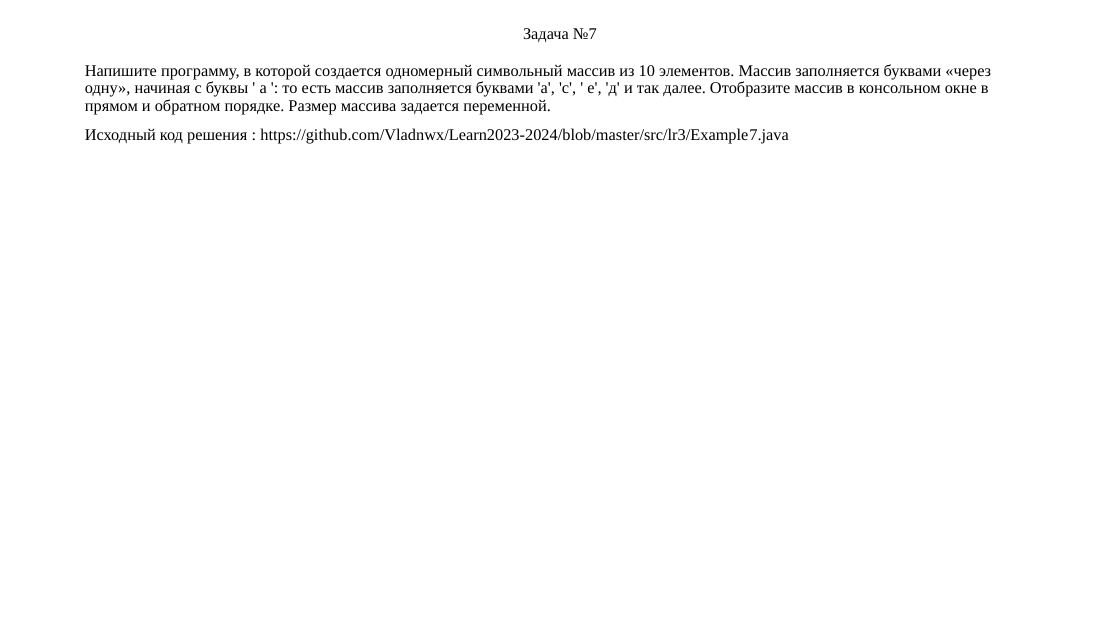
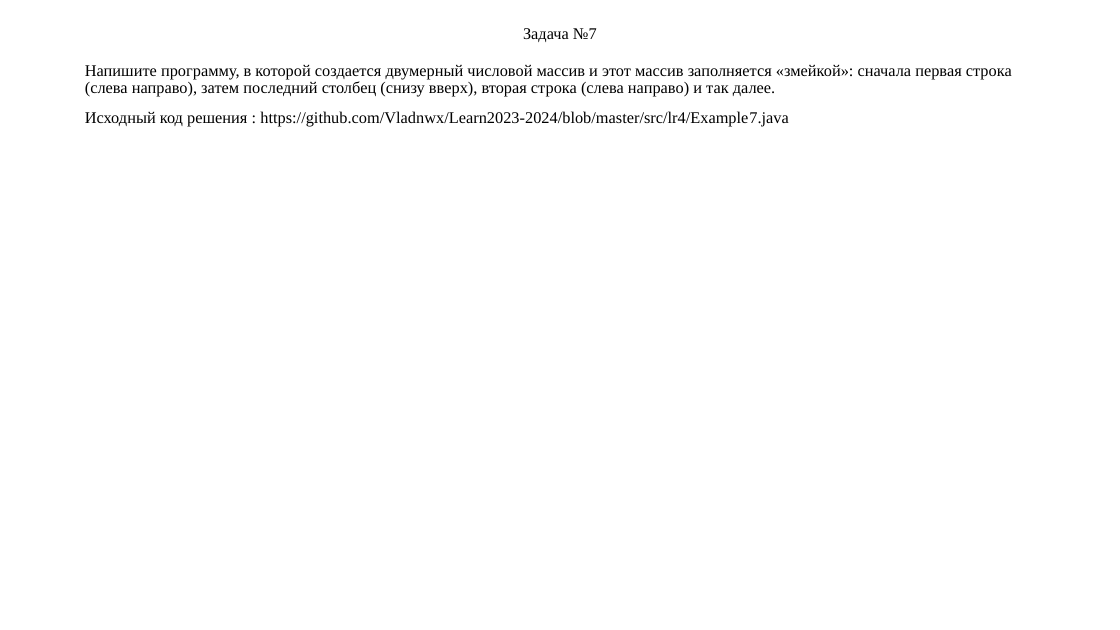
Before and after one commit to Vladnwx/Learn2023-2024, a slide deck: slide 9 of src/lr4/РИЗ-130916у Савельев В.Н. Отчет о выполнении ЛР4.pptx. Drawn at 1120x630 pixels with LibreOffice and Linux fonts; fonts in the diff are those of the drawing. Boxes give left, top, right and bottom in pixels: in the first picture for what was removed or moved away, otherwise in the second. Text is boxed around its words. In the diff, an @@ line names an element or a change of style, - is before the commit and + after.

```diff
--- a/src/lr4/РИЗ-130916у Савельев В.Н. Отчет о выполнении ЛР4.pptx
+++ b/src/lr4/РИЗ-130916у Савельев В.Н. Отчет о выполнении ЛР4.pptx
@@ text at (85, 64, 1012, 127): text changed @@
-Напишите программу, в которой создается одномерный символьный массив из 10 элементов. Массив заполняется буквами «через одну», начиная с буквы ' а ': то есть массив заполняется буквами 'а', 'с', ' е', 'д' и так далее. Отобразите массив в консольном окне в прямом и обратном порядке. Размер массива задается переменной.
-Исходный код решения : https://github.com/Vladnwx/Learn2023-2024/blob/master/src/lr3/Example7.java
+Напишите программу, в которой создается двумерный числовой массив и этот массив заполняется «змейкой»: сначала первая строка (слева направо), затем последний столбец (снизу вверх), вторая строка (слева направо) и так далее.
+Исходный код решения : https://github.com/Vladnwx/Learn2023-2024/blob/master/src/lr4/Example7.java
```
Also in this commit, not shown: 10 other slides changed, 1 slide removed.
